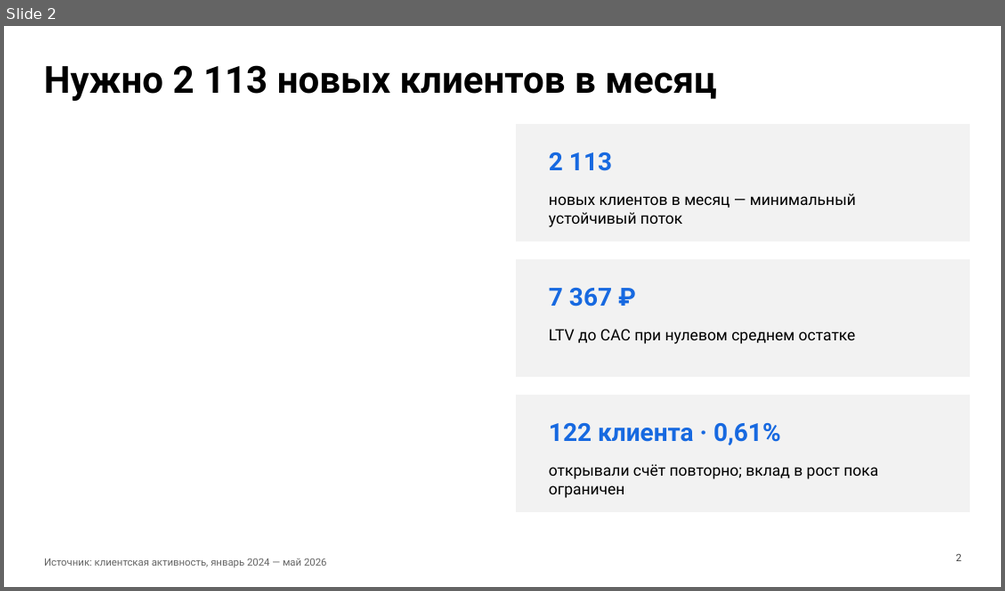
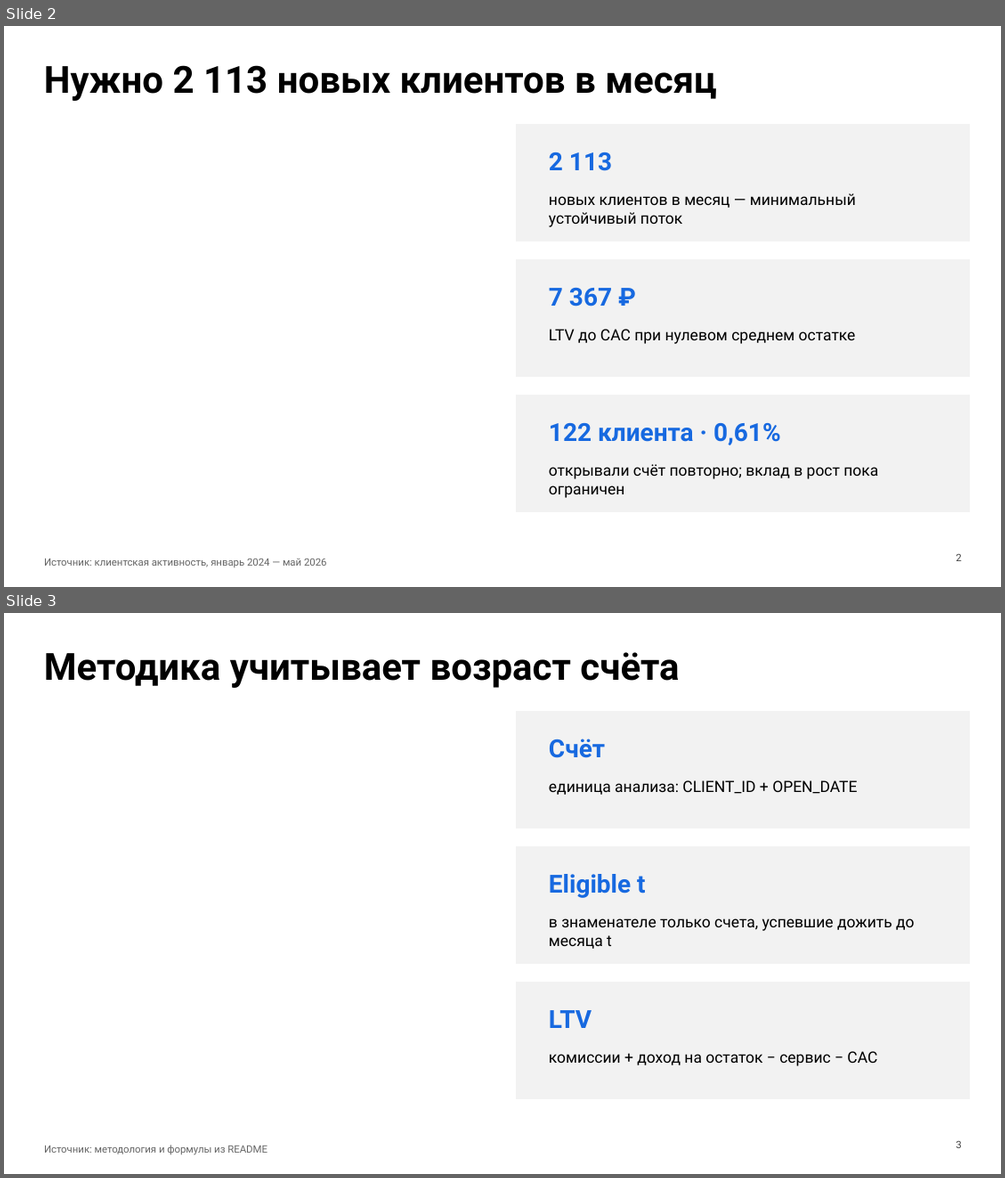
Before and after one commit to alexsoldatova/bank-roi-tableau-dashboard, a slide deck: outputs/bank_roi_presentation_ru.pptx. Shown one above the other, each under a label of ours: slide 2 before the commit, slides 2 and 3 after it. The pictures are 1005x591 and 1005x1178 pixels, drawn with LibreOffice and Linux fonts; fonts in the diff are those of the drawing. Boxes give left, top, right and bottom in pixels: in the first picture for what was removed or moved away, otherwise in the second. Text is boxed around its words. In the diff, an @@ line names an element or a change of style, - is before the commit and + after.

Commit message:
Expand presentation with README slides

```diff
--- a/outputs/bank_roi_presentation_ru.pptx
+++ b/outputs/bank_roi_presentation_ru.pptx
@@ slide 3 added at box(4, 613, 1001, 1174), background #FFFFFF @@
@@ text added at box(44, 652, 679, 688), 36 pt, text #000000, bold @@
+Методика учитывает возраст счёта
@@ rectangle added at box(517, 711, 969, 827), fill #F2F2F2, outline #F2F2F2 0 pt @@
@@ text added at box(549, 738, 605, 758), 24 pt, text #1769E0, bold @@
+Счёт
@@ text added at box(549, 780, 857, 795), 15 pt, text #000000 @@
+единица анализа: CLIENT_ID + OPEN_DATE
@@ rectangle added at box(517, 846, 969, 963), fill #F2F2F2, outline #F2F2F2 0 pt @@
@@ text added at box(549, 874, 645, 898), 24 pt, text #1769E0, bold @@
+Eligible t
@@ text added at box(549, 918, 914, 949), 15 pt, text #000000 @@
+в знаменателе только счета, успевшие дожить до месяца t
@@ rectangle added at box(517, 982, 969, 1099), fill #F2F2F2, outline #F2F2F2 0 pt @@
@@ text added at box(549, 1010, 591, 1028), 24 pt, text #1769E0, bold @@
+LTV
@@ text added at box(549, 1051, 877, 1066), 15 pt, text #000000 @@
+комиссии + доход на остаток − сервис − CAC
@@ text added at box(44, 1144, 267, 1155), 9.8 pt, text #666666 @@
+Источник: методология и формулы из README
@@ text added at box(955, 1141, 961, 1148), 9.8 pt, text #444444 @@
+3
```
Also in this commit, not shown: 1 other slide added.
